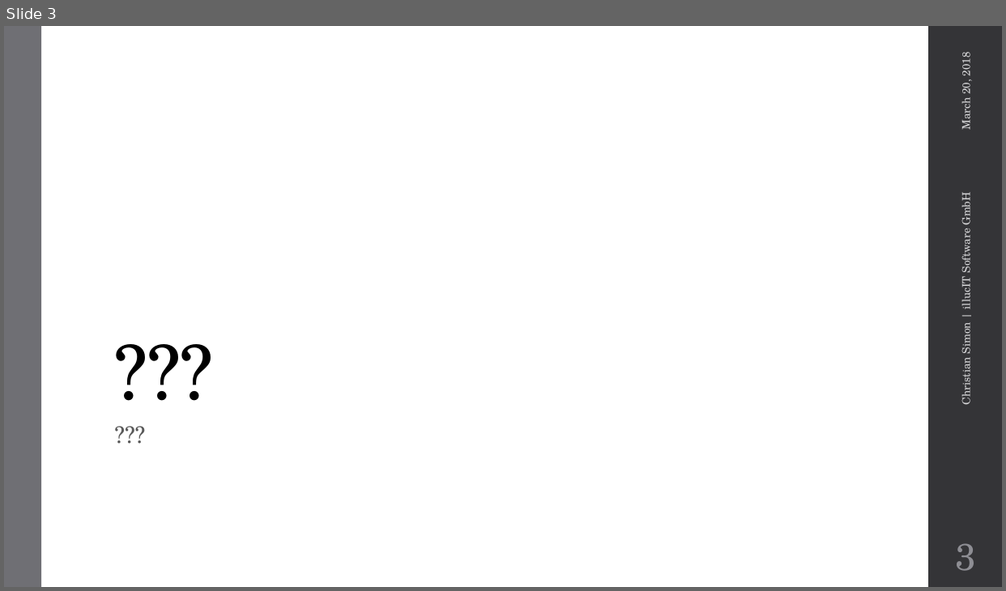
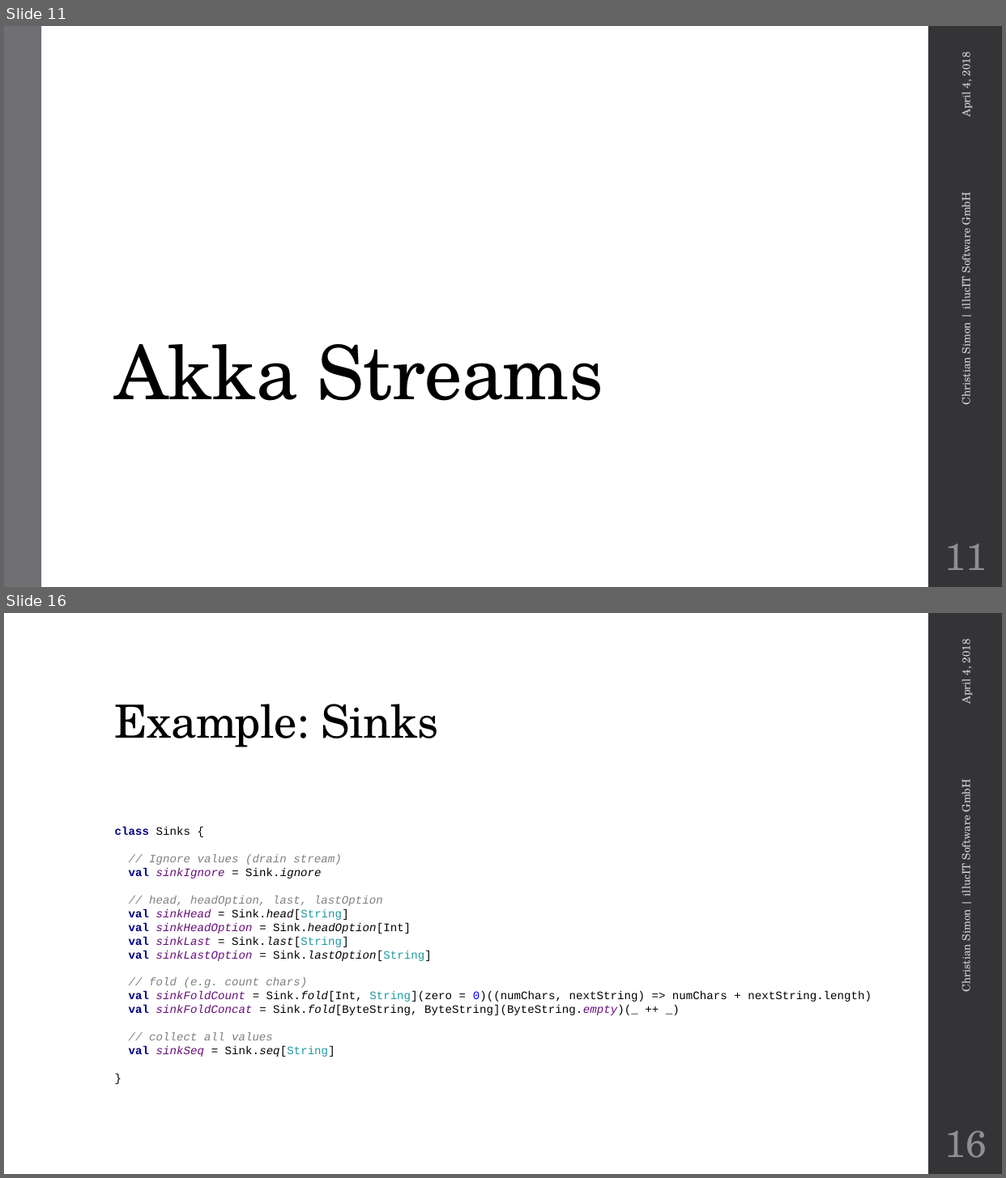
Before and after one commit to metaxmx/IntroductionToAkkaStreams, a slide deck: Introduction to Akka Streams.pptx. Shown one above the other, each under a label of ours: slide 3 before the commit, slides 11 and 16 after it; the slides between them are not shown. The pictures are 1006x591 and 1006x1178 pixels, drawn with LibreOffice and Linux fonts; fonts in the diff are those of the drawing; background and template pictures are left out. Boxes give left, top, right and bottom in pixels: in the first picture for what was removed or moved away, otherwise in the second. Text is boxed around its words. In the diff, an @@ line names an element or a change of style, - is before the commit and + after.

Commit message:
Akka Streams presentation

```diff
--- a/Introduction to Akka Streams.pptx
+++ b/Introduction to Akka Streams.pptx
@@ slide 16 added at (x1=4, y1=613, x2=1002, y2=1174), background #FFFFFF; not listed: 1 template element that a slide beside it also shows @@
@@ text added at (x1=957, y1=641, x2=974, y2=704), 10.5 pt, text #D9D9DB @@
+April 4, 2018
@@ title added at (x1=115, y1=704, x2=439, y2=747), 44 pt, text #000000 @@
+Example: Sinks
@@ text added at (x1=957, y1=782, x2=974, y2=991), 10.5 pt, text #D9D9DB @@
+Christian Simon | illucIT Software GmbH
@@ text added at (x1=115, y1=827, x2=872, y2=1057), 11 pt, text #000000, italic @@
+class Sinks {
+// Ignore values (drain stream)
+val sinkIgnore = Sink.ignore
+// head, headOption, last, lastOption
+val sinkHead = Sink.head[String]
+val sinkHeadOption = Sink.headOption[Int]
+val sinkLast = Sink.last[String]
+val sinkLastOption = Sink.lastOption[String]
+// fold (e.g. count chars)
+val sinkFoldCount = Sink.fold[Int, String](zero = 0)((numChars, nextString) => numChars + nextString.length)
+val sinkFoldConcat = Sink.fold[ByteString, ByteString](ByteString.empty)(_ ++ _)
+// collect all values
+val sinkSeq = Sink.seq[String]
+}
@@ page number added at (x1=945, y1=1131, x2=987, y2=1158), 36 pt, text #8E8E94 @@
+16
@@ what was slide 3 is now slide 11 @@
@@ slide 11 changed as well @@
@@ text at (x1=957, y1=54, x2=974, y2=117): text changed @@
-March 20, 2018
+April 4, 2018
@@ title at (x1=115, y1=344, x2=603, y2=401): text changed @@
-???
+Akka Streams
@@ text removed at (x1=108, y1=419, x2=879, y2=557) @@
-???
@@ page number at (x1=945, y1=544, x2=987, y2=570): text changed @@
-3
+11
```
Also in this commit, not shown: 4 other slides changed, 19 other slides added, 13 other files.
